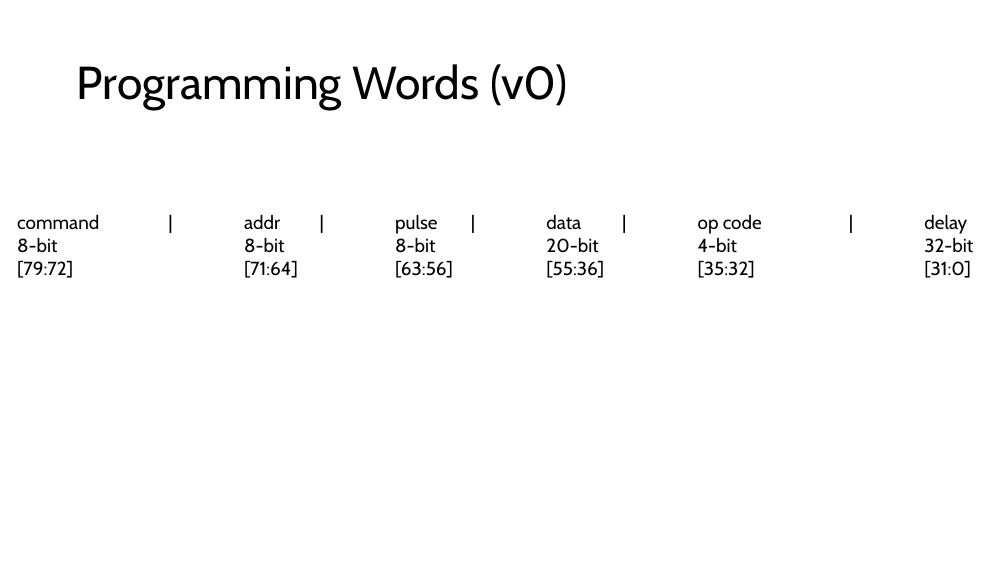
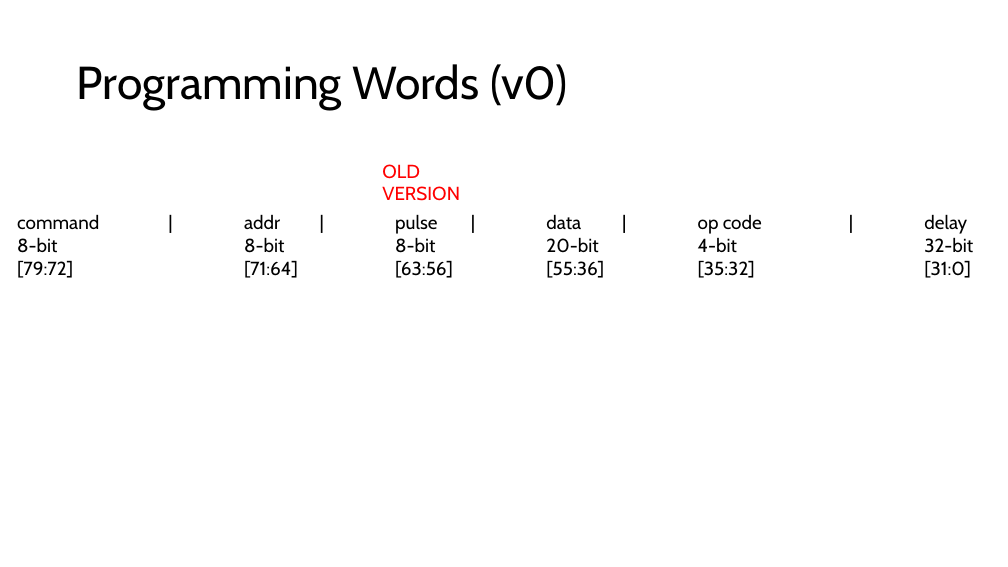
Before and after one commit to tkeller12/CMOD_S7_Pulse, a slide deck: slide 3 of Documentation/Pulse Programmer Documentation.pptx. Drawn at 1008x567 pixels with LibreOffice and Linux fonts; fonts in the diff are those of the drawing. Boxes give left, top, right and bottom in pixels: in the first picture for what was removed or moved away, otherwise in the second. Text is boxed around its words. In the diff, an @@ line names an element or a change of style, - is before the commit and + after.

```diff
--- a/Documentation/Pulse Programmer Documentation.pptx
+++ b/Documentation/Pulse Programmer Documentation.pptx
@@ text added at (x1=382, y1=164, x2=460, y2=201), 18 pt, text #FF0000 @@
+OLD VERSION
```
Also in this commit, not shown: 3 other files.
